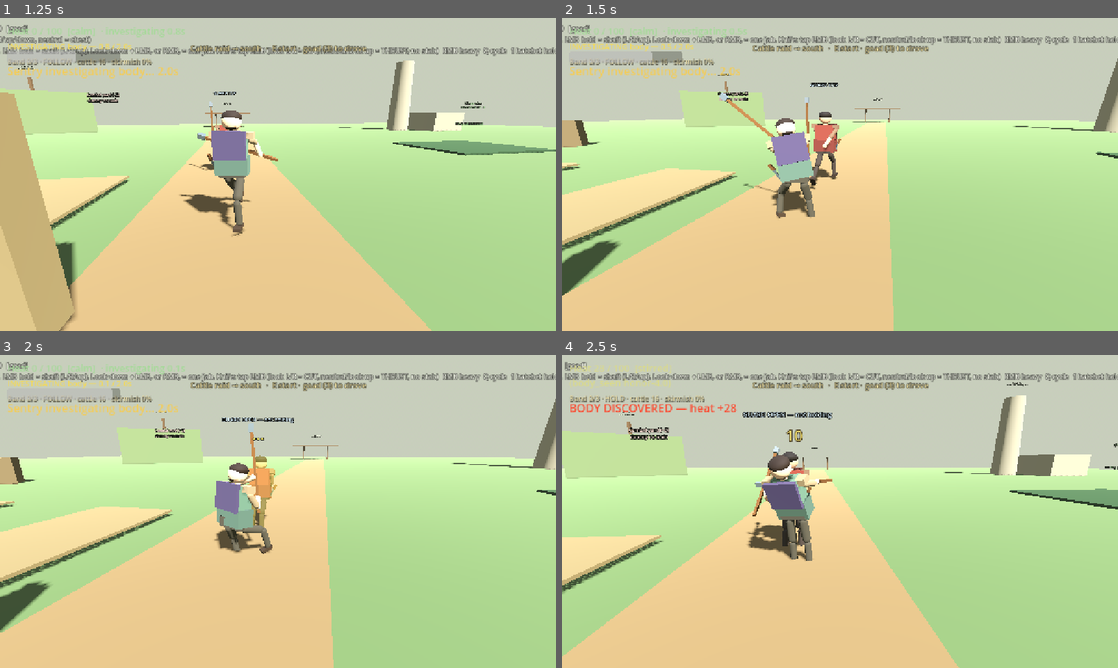
Above: before the commit, frames 1-4 (two rows, left to right).
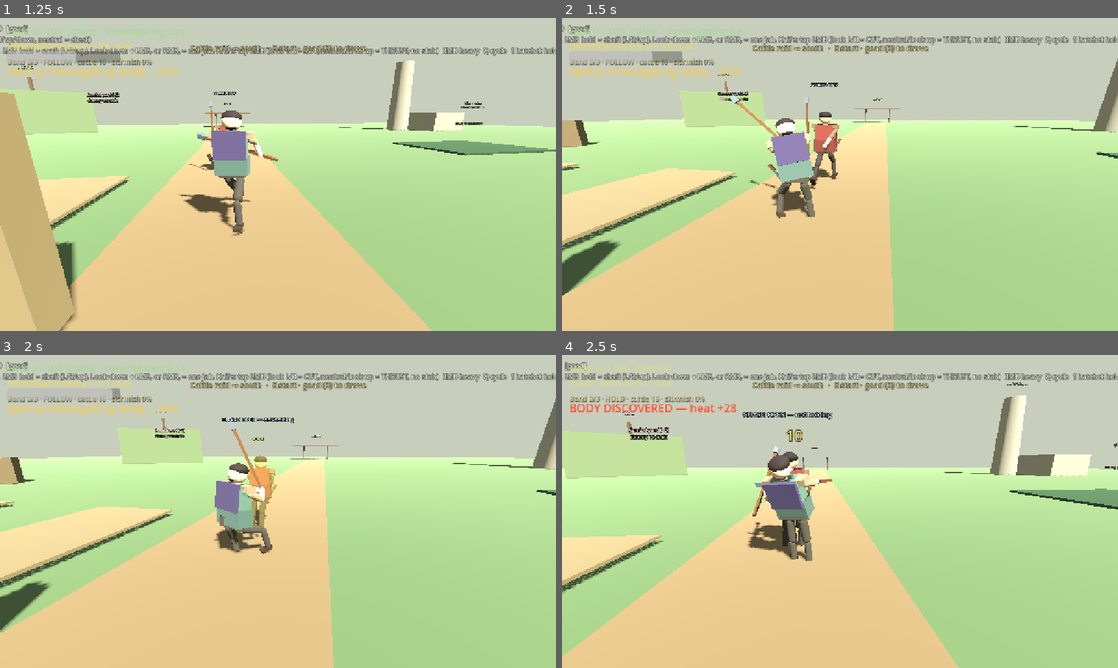
Above: after the commit, the same moments.

Repository: fortins4/devPlayground
Game: Godot game, scene res://scenes/main/main.tscn
Two runs of this game, one before a commit and one after it. Both use one fixed random seed, a clock stepped at 60 frames per second and the inputs below.
Inputs (mouse positions are in pixels of both pictures, inside the frame that each line leads up to):
- Up to frame 1 (1.25 s): tap Enter at 0.5 s; move the mouse to (305, 174) at 0.52 s; hold W (move_forward) from 0.53 s (still down); hold Right mouse button (attack_heavy) from 0.53 s (still down); click (305, 174) at 0.67 s; tap Space (jump) at 0.77 s
- Up to frame 2 (1.5 s): keep holding W (move_forward); move the mouse to (812, 174) at 1.27 s; release Right mouse button (attack_heavy) at 1.28 s; click (812, 174) at 1.35 s
- Up to frame 3 (2 s): keep holding W (move_forward); tap Space (jump) at 1.52 s
- Up to frame 4 (2.5 s): keep holding W (move_forward); move the mouse to (851, 505) at 2.02 s; hold H (band_toggle) from 2.03 s (still down)

Frame 1 is identical in both runs. In frame 2, 0.3% of the frame differs, in the area x 28-45%, y 23-56%; in frame 3, 0.4%, in the area x 41-49%, y 21-60%; in frame 4, nothing differs.

Commit message:
feat(combat): keep the goad lift on the face side of the skull
The swing's first sample was the live guard, so the shaft rose behind the neck and then sat in front of the chest. Start the arc already on the face side, and slide any sample that enters the skull, neck, or torso toward the face, perpendicular to the wood.

Diff:
--- a/scripts/characters/player/player_controller.gd
+++ b/scripts/characters/player/player_controller.gd
@@ -1303,6 +1303,11 @@
 	if goad:
 		live_butt = _swing_frame.affine_inverse() * goad.to_global(Vector3(0.0, -0.255, 0.0))
 		live_tip = _swing_frame.affine_inverse() * goad.to_global(Vector3(0.0, 1.045, 0.0))
+	# The guard may sit behind the ear. The swing does not. The first sample
+	# is already on the face side, so the lift cannot rise behind the hair.
+	var faced: Array = _lift_line_onto_the_face(live_butt, live_tip)
+	live_butt = faced[0]
+	live_tip = faced[1]
 	_swing_keys_butt = PackedVector3Array()
 	_swing_keys_tip = PackedVector3Array()
 	_swing_key_u = PackedFloat32Array()
@@ -1394,6 +1399,9 @@
 		var held: Array = _bring_shaft_to_both_hands(butt_w, tip_w)
 		butt_w = held[0]
 		tip_w = held[1]
+	var cleared: Array = _slide_line_off_body(butt_w, tip_w)
+	butt_w = cleared[0]
+	tip_w = cleared[1]
 	var goad := _place_continuous_shaft(butt_w, tip_w)
 	if goad:
 		_grip_shaft_with(goad, "right_arm", "right_forearm", 0.30)
@@ -1483,6 +1491,83 @@
 		pose[leg] = sv
 	return pose
 
+
+
+
+func _lift_line_onto_the_face(butt: Vector3, tip: Vector3) -> Array:
+	## Player space. Negative Z is the face. A point behind the ear or the
+	## neck is slid forward with the whole shaft, not along it.
+	var need := 0.0
+	for i in 14:
+		var p: Vector3 = butt.lerp(tip, float(i) / 13.0)
+		var by_body := absf(p.x) < 0.70 and p.y > 0.80 and p.y < 2.15
+		if by_body and p.z > -0.36:
+			need = maxf(need, p.z + 0.42)
+		if p.y > 1.40 and p.z > -0.22 and absf(p.x) < 1.05:
+			need = maxf(need, p.z + 0.40)
+	if need > 0.001:
+		butt.z -= need
+		tip.z -= need
+	var axis := tip - butt
+	if axis.length_squared() > 0.0001:
+		tip = butt + axis.normalized() * 1.30
+	return [butt, tip]
+
+
+func _slide_line_off_body(butt_w: Vector3, tip_w: Vector3) -> Array:
+	## Any sample in the skull, the neck, or the torso steps toward the face,
+	## perpendicular to the shaft. A push along the wood does not count.
+	if locomotion == null:
+		return [butt_w, tip_w]
+	var head := locomotion.get_joint("head") as Node3D
+	var torso := locomotion.get_joint("torso") as Node3D
+	if head == null or torso == null:
+		return [butt_w, tip_w]
+	var axis := tip_w - butt_w
+	if axis.length_squared() < 0.0001:
+		return [butt_w, tip_w]
+	axis = axis.normalized()
+	var face := -head.global_transform.basis.z
+	if face.length_squared() < 0.0001:
+		return [butt_w, tip_w]
+	face = face.normalized()
+	var dir := face - axis * axis.dot(face)
+	if dir.length() < 0.28:
+		var side := head.global_transform.basis.x
+		if _swing_arc_aim.x > 0.25:
+			side = -side
+		dir = side - axis * axis.dot(side)
+	if dir.length_squared() < 0.0001:
+		return [butt_w, tip_w]
+	dir = dir.normalized()
+	if dir.dot(face) < 0.0:
+		dir = -dir
+	var push := 0.0
+	for i in 18:
+		var p: Vector3 = butt_w.lerp(tip_w, float(i) / 17.0)
+		var hp: Vector3 = head.to_local(p)
+		var along := maxf(dir.dot(face), 0.35)
+		if hp.length() < 0.36:
+			push = maxf(push, (0.42 - hp.length()) / 0.40)
+		if hp.z > -0.18 and hp.length() < 0.55 and absf(hp.y) < 0.42:
+			push = maxf(push, (hp.z + 0.34) / along)
+		if hp.y < 0.14 and hp.y > -0.52 and hp.z > -0.16 and Vector2(hp.x, hp.z).length() < 0.30:
+			push = maxf(push, (hp.z + 0.30) / along)
+		var tp: Vector3 = torso.to_local(p)
+		if absf(tp.x) < 0.36 and tp.y > -0.08 and tp.y < 0.62 and tp.z > -0.10:
+			var chest_face := -torso.global_transform.basis.z
+			var along_c := 0.35
+			if chest_face.length_squared() > 0.0001:
+				along_c = maxf(dir.dot(chest_face.normalized()), 0.35)
+			push = maxf(push, (tp.z + 0.22) / along_c)
+	if push > 0.001:
+		var delta := dir * minf(push, 0.55)
+		butt_w += delta
+		tip_w += delta
+		var kept := tip_w - butt_w
+		if kept.length_squared() > 0.0001:
+			tip_w = butt_w + kept.normalized() * 1.30
+	return [butt_w, tip_w]
 
 
 func _bring_shaft_to_both_hands(butt_w: Vector3, tip_w: Vector3) -> Array:
